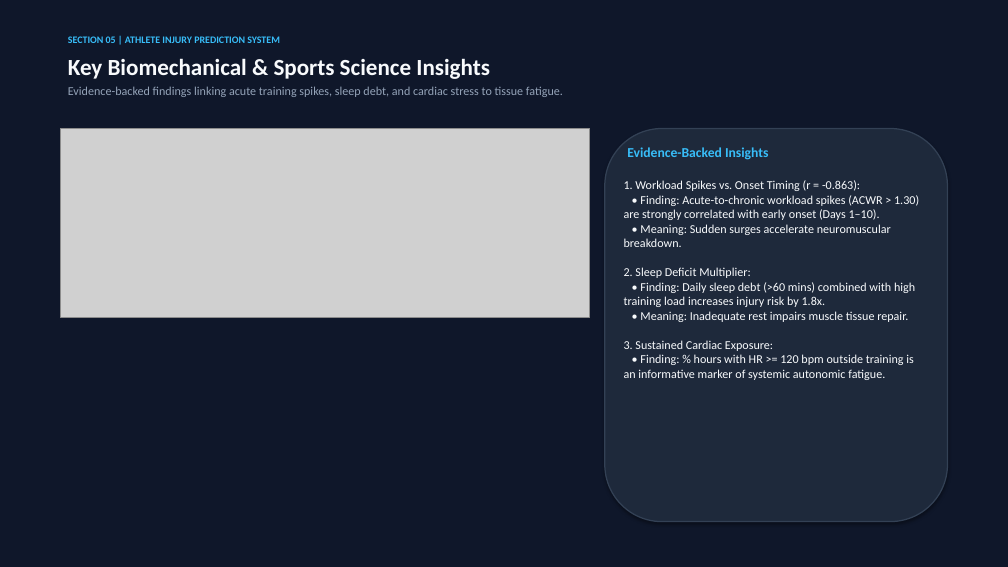
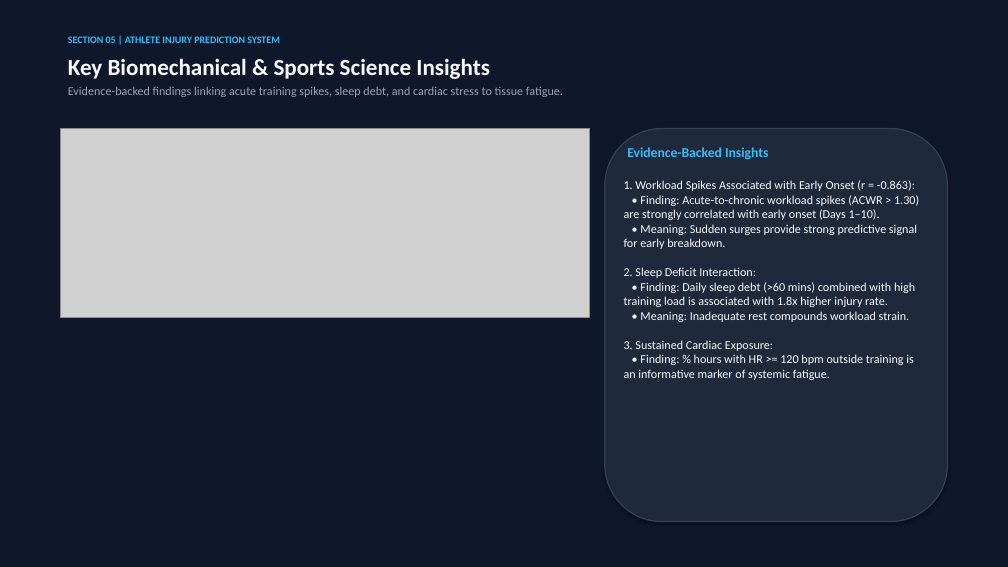
Before and after one commit to bhavya277/ML-Model-for-Athletes, a slide deck: slide 5 of Athlete_Injury_Prediction_Competition.pptx. Drawn at 1008x567 pixels with LibreOffice and Linux fonts; fonts in the diff are those of the drawing; grey boxes stand for pictures. Boxes give left, top, right and bottom in pixels: in the first picture for what was removed or moved away, otherwise in the second. Text is boxed around its words. In the diff, an @@ line names an element or a change of style, - is before the commit and + after.

```diff
--- a/Athlete_Injury_Prediction_Competition.pptx
+++ b/Athlete_Injury_Prediction_Competition.pptx
@@ text at (624,180,919,380): text changed @@
-1. Workload Spikes vs. Onset Timing (r = -0.863):
-• Finding: Acute-to-chronic workload spikes (ACWR > 1.30) are strongly correlated with early onset (Days 1–10).
-• Meaning: Sudden surges accelerate neuromuscular breakdown.
-2. Sleep Deficit Multiplier:
-• Finding: Daily sleep debt (>60 mins) combined with high training load increases injury risk by 1.8x.
-• Meaning: Inadequate rest impairs muscle tissue repair.
-3. Sustained Cardiac Exposure:
-• Finding: % hours with HR >= 120 bpm outside training is an informative marker of systemic autonomic fatigue.
+1. Workload Spikes Associated with Early Onset (r = -0.863):
+• Finding: Acute-to-chronic workload spikes (ACWR > 1.30) are strongly correlated with early onset (Days 1–10).
+• Meaning: Sudden surges provide strong predictive signal for early breakdown.
+2. Sleep Deficit Interaction:
+• Finding: Daily sleep debt (>60 mins) combined with high training load is associated with 1.8x higher injury rate.
+• Meaning: Inadequate rest compounds workload strain.
+3. Sustained Cardiac Exposure:
+• Finding: % hours with HR >= 120 bpm outside training is an informative marker of systemic fatigue.
```
Also in this commit, not shown: 7 other slides changed, 7 other files.
